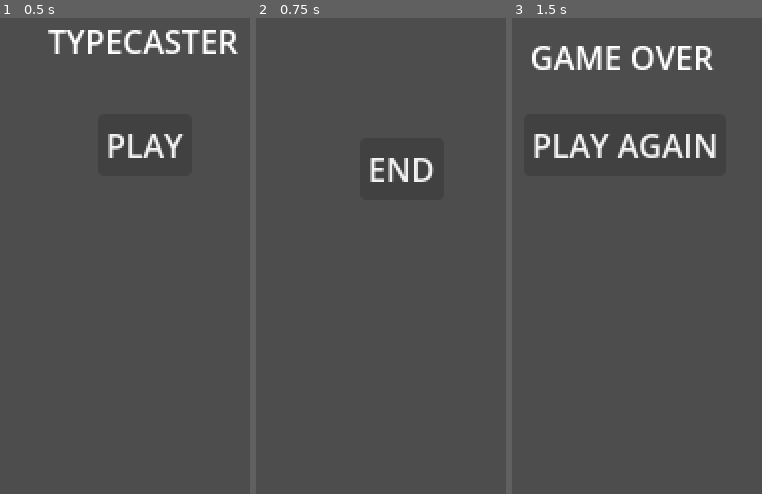
Above: before the commit, frames 1-3 (left to right).
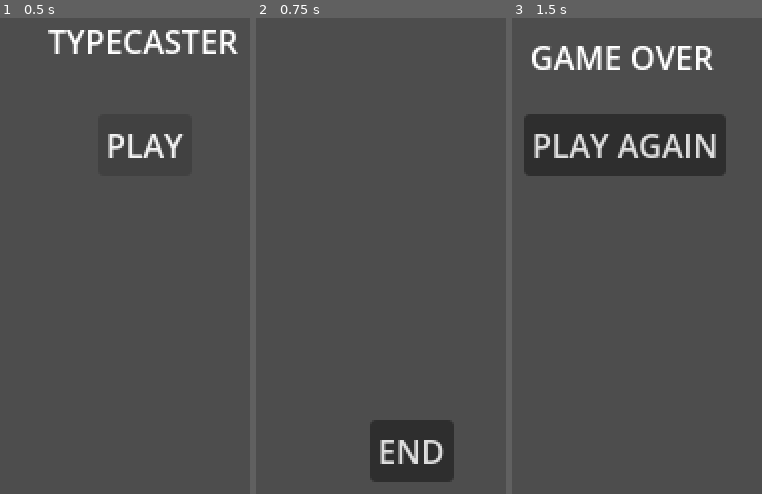
Above: after the commit, the same moments.

Repository: bitsgofer/typecaster
Game: Godot game, scene res://scene/root.tscn
The game is run twice, just before and just after one commit, with the same random seed, the same clock (stepped at 60 frames per second) and the same inputs.
Inputs:
- Up to frame 1 (0.5 s): no input
- Up to frame 2 (0.75 s): click "PLAY" at 0.5 s
- Up to frame 3 (1.5 s): click "END" at 1.25 s

Frame 1 is identical in both runs. In frame 2, 4.9% of the frame differs, in the area x 45-80%, y 29-98%; in frame 3, less than 0.1%.

Commit message:
create basic entities

Diff:
--- /dev/null
+++ b/entity/enemy.tscn
@@ -0,0 +1,16 @@
+[gd_scene load_steps=3 format=3 uid="uid://b2gv15275tfca"]
+
+[ext_resource type="Texture2D" uid="uid://cc4t3k16730hk" path="res://assets/enemy.png" id="1_tkfnm"]
+
+[sub_resource type="CircleShape2D" id="CircleShape2D_ii6so"]
+radius = 16.0
+
+[node name="Node" type="Node2D"]
+
+[node name="Sprite" type="Sprite2D" parent="."]
+texture = ExtResource("1_tkfnm")
+
+[node name="Area" type="Area2D" parent="."]
+
+[node name="CollisionShape" type="CollisionShape2D" parent="Area"]
+shape = SubResource("CircleShape2D_ii6so")
--- /dev/null
+++ b/entity/mage.tscn
@@ -0,0 +1,16 @@
+[gd_scene load_steps=3 format=3 uid="uid://bur7mhsgfrq3d"]
+
+[ext_resource type="Texture2D" uid="uid://ifwkuun8gomo" path="res://assets/mage.png" id="1_hlg0e"]
+
+[sub_resource type="CircleShape2D" id="CircleShape2D_ng6su"]
+radius = 16.0
+
+[node name="Node" type="Node2D"]
+
+[node name="Sprite" type="Sprite2D" parent="."]
+texture = ExtResource("1_hlg0e")
+
+[node name="MageArea" type="Area2D" parent="."]
+
+[node name="CollisionShape" type="CollisionShape2D" parent="MageArea"]
+shape = SubResource("CircleShape2D_ng6su")
--- /dev/null
+++ b/entity/spell.tscn
@@ -0,0 +1,16 @@
+[gd_scene load_steps=3 format=3 uid="uid://cthwdy8k3w5je"]
+
+[ext_resource type="Texture2D" uid="uid://gffrouvebj5a" path="res://assets/spell.png" id="1_whcpp"]
+
+[sub_resource type="CircleShape2D" id="CircleShape2D_5p2fh"]
+radius = 4.0
+
+[node name="Node" type="Node2D"]
+
+[node name="Sprite" type="Sprite2D" parent="."]
+texture = ExtResource("1_whcpp")
+
+[node name="Area" type="Area2D" parent="."]
+
+[node name="CollisionShape" type="CollisionShape2D" parent="Area"]
+shape = SubResource("CircleShape2D_5p2fh")
--- a/scene/game.tscn
+++ b/scene/game.tscn
@@ -1,14 +1,18 @@
-[gd_scene load_steps=2 format=3 uid="uid://cnpkoad5pgmn7"]
+[gd_scene load_steps=3 format=3 uid="uid://cnpkoad5pgmn7"]
 
 [ext_resource type="Script" path="res://scene/game.gd" id="1_2ntt1"]
+[ext_resource type="PackedScene" uid="uid://bur7mhsgfrq3d" path="res://entity/mage.tscn" id="2_822a3"]
 
 [node name="Node" type="Node2D"]
 script = ExtResource("1_2ntt1")
 
 [node name="EndGame" type="Button" parent="."]
 unique_name_in_owner = true
-offset_left = 303.0
-offset_top = 167.0
-offset_right = 345.0
-offset_bottom = 198.0
+offset_left = 308.0
+offset_top = 308.0
+offset_right = 350.0
+offset_bottom = 339.0
 text = "END"
+
+[node name="Mage" parent="." instance=ExtResource("2_822a3")]
+position = Vector2(324, 213)
